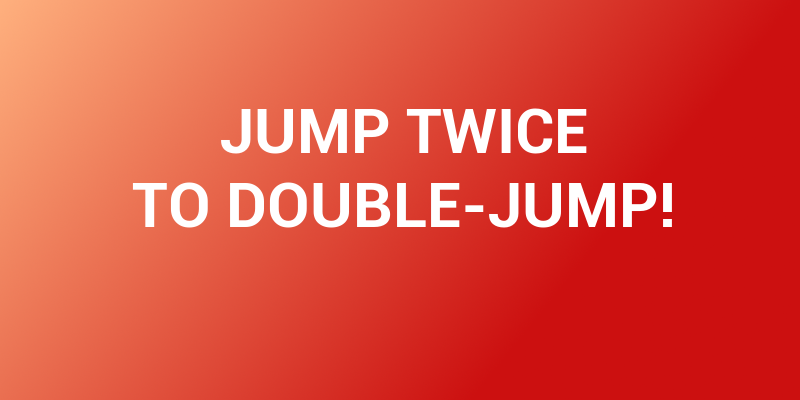
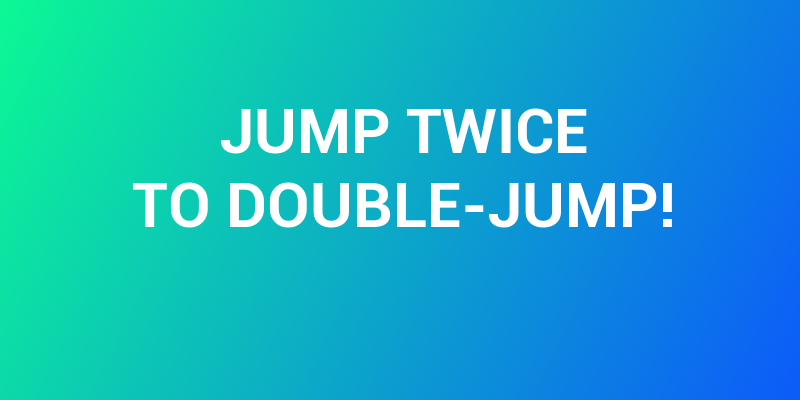
Layers edited between the first and the second 800x400 image:
painted on "Base" over [0, 0, 800, 400]
